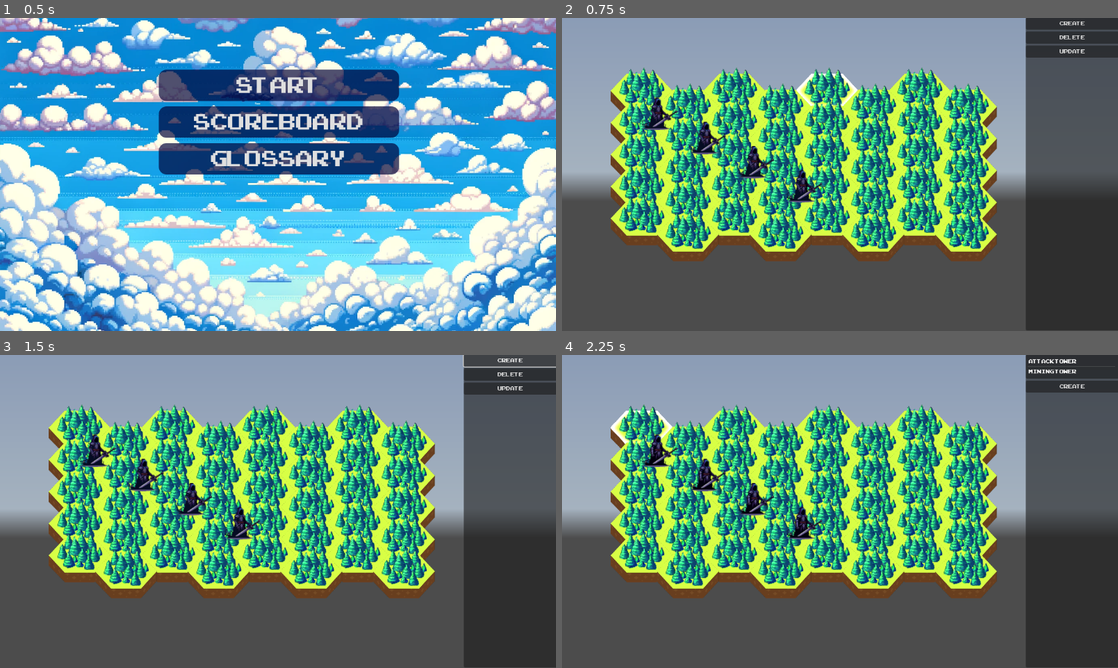
Above: before the commit, frames 1-4 (two rows, left to right).
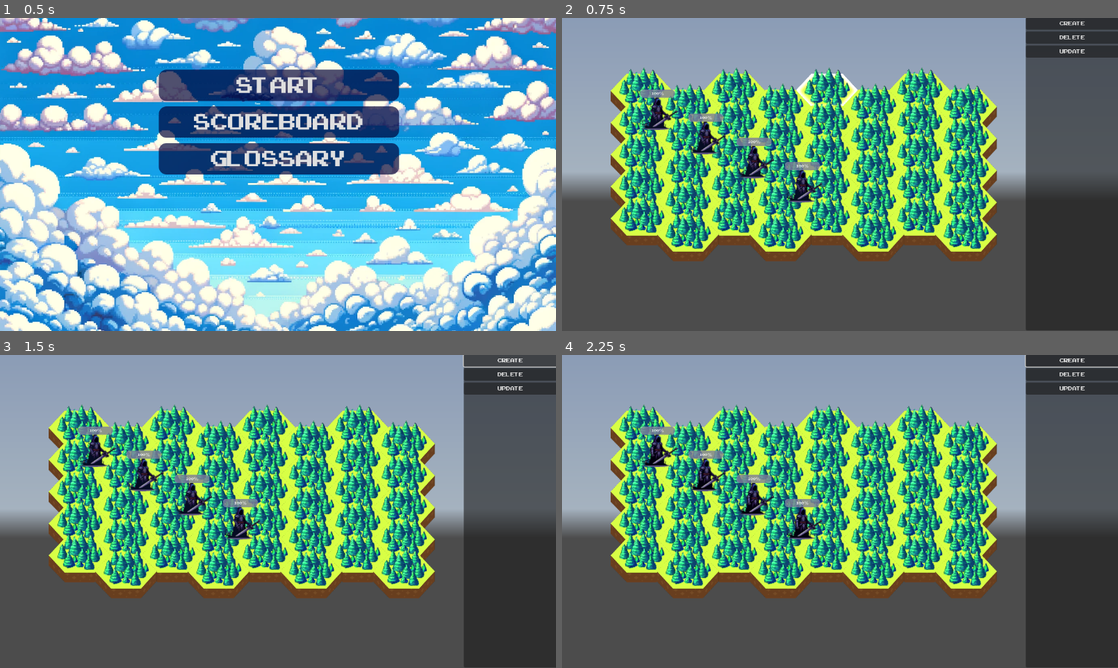
Above: after the commit, the same moments.

Repository: iamblobfish/best_defence
Game: Godot game, scene res://Home.tscn
Two runs of this game, one before a commit and one after it. Both use one fixed random seed, a clock stepped at 60 frames per second and the inputs below. A sky picture missing from this copy of the repository is replaced by a grey-blue gradient.
Inputs (mouse positions are in pixels of both pictures, inside the frame that each line leads up to):
- Up to frame 1 (0.5 s): no input
- Up to frame 2 (0.75 s): click "Start" at 0.5 s
- Up to frame 3 (1.5 s): click "Create" at 1.25 s
- Up to frame 4 (2.25 s): click (639, 430) at 2 s

Frame 1 is identical in both runs. In frame 2, 0.7% of the frame differs, in the area x 14-47%, y 22-49%; in frame 3, 0.7%; in frame 4, 1.5%, in the area x 8-100%, y 0-49%.
Error in both runs: Invalid call. Nonexistent function 'get_tower_state' in base 'Nil'. (res://game.gd:17)

Commit message:
Add moving enemies

Diff:
--- a/Tower.gd
+++ b/Tower.gd
@@ -21,7 +21,7 @@
 			show()
 		return 0
 	else:
-		print("Maximum tower")
+		#print("Maximum tower")
 		return 1
 
 
--- a/choosing_window.gd
+++ b/choosing_window.gd
@@ -19,12 +19,12 @@
 	pass
 
 func _on_create_pressed():
-	print("Create click")
+	#print("Create click")
 	create.emit()
 
 func show_items(item_names):
 	$VBoxContainer/tower_list.clear()
-	print(40*len(item_names))
+	#print(40*len(item_names))
 	$VBoxContainer/tower_list.size.y = 40*len(item_names)
 	for item in item_names:
 		$VBoxContainer/tower_list.add_item(item)
@@ -36,7 +36,7 @@
 
 
 func _on_forest_tile_2_show_window():
-	print('show vindow in window')
+	#print('show vindow in window')
 	show()
 
 
--- /dev/null
+++ b/enemies_scripts/base_enemie.gd
@@ -0,0 +1,10 @@
+class_name BaseEnemie
+extends RigidBody2D
+
+signal hp_changed(new_value)
+signal killed
+
+var hp: int
+var damage: int
+var speed: int
+#var velocity = Vector2(randf_range(150.0, 250.0), 0.0)
--- /dev/null
+++ b/enemies_scripts/noob_enemie.gd
@@ -0,0 +1,64 @@
+class_name NoobEnemie extends BaseEnemie
+
+func _init():
+	hp = 500
+	damage = 10
+	speed = 10
+
+func _ready():
+	$health.max_value = hp
+	$health.value = hp
+	gravity_scale = 0
+	top_level = true
+	$AnimatedSprite2D.play()
+	killed.connect(on_kill)
+
+func find_closest_tower(towers):
+	var closest_distance = 10000
+	var closest_tower = null
+	#var tile_size = get_parent().texture_normal.get_size()
+	var radius = 500 / 2 * 5
+	for tower in towers.values():
+		var distance = global_position.distance_to(tower.global_position)
+		if closest_distance > distance and distance < radius:
+			closest_distance = distance
+			closest_tower = tower
+	return closest_tower
+
+#func find_enemy_and_fire():
+	#var towers = get_parent().get_towers()
+	#var tower = find_closest_tower(towers)
+	#if tower == null:
+		#return
+	#var fireball = fireball_scene.instantiate()
+	#fireball.init(
+		#enemy, level_to_attack_power[current_level], global_position
+	#)
+	#get_parent().get_parent().add_child(fireball)
+
+# Called every frame. 'delta' is the elapsed time since the previous frame.
+func _process(delta):
+	var towers = get_parent().get_towers()
+	#print(towers)
+	var tower = find_closest_tower(towers)
+	if tower == null:
+		linear_velocity = Vector2(0, 0)
+	else:
+		var distance = global_position.distance_to(tower.global_position)
+		if (distance > 50):
+			var x_velocity = (tower.global_position.x - global_position.x) / distance
+			var y_velocity = (tower.global_position.y - global_position.y) / distance
+			linear_velocity = Vector2(x_velocity * speed, y_velocity * speed)
+			print(distance)
+		else:
+			linear_velocity = Vector2(0, 0)
+
+func take_damage(damage):
+	hp -= damage
+	$health.value = hp
+	if (hp <= 0):
+		killed.emit()
+	hp_changed.emit(hp)
+
+func on_kill():
+	print("Dead!")
--- a/enemy.gd
+++ b/enemy.gd
@@ -8,6 +8,7 @@
 
 # Called when the node enters the scene tree for the first time.
 func _ready():
+	$health.max_value = hp
 	gravity_scale = 0
 	top_level = true
 	$AnimatedSprite2D.play()
@@ -16,6 +17,7 @@
 
 # Called every frame. 'delta' is the elapsed time since the previous frame.
 func _process(delta):
+	$health.value = hp
 	linear_velocity = Vector2(0, 0)
 
 func take_damage(amount):
--- a/enemy.tscn
+++ b/enemy.tscn
@@ -1,8 +1,10 @@
-[gd_scene load_steps=6 format=3 uid="uid://dcfp52aggi4bq"]
+[gd_scene load_steps=8 format=3 uid="uid://dcfp52aggi4bq"]
 
-[ext_resource type="Script" path="res://enemy.gd" id="1_4fj6o"]
+[ext_resource type="Script" path="res://enemies_scripts/noob_enemie.gd" id="1_prmy0"]
 [ext_resource type="Texture2D" uid="uid://by1l01ixcmyu3" path="res://tiles/enemy_boss_1.png" id="2_xymex"]
+[ext_resource type="FontFile" uid="uid://caqe4g6rm72gy" path="res://arcadeclassic/ARCADECLASSIC.TTF" id="3_0lq8d"]
 [ext_resource type="Texture2D" uid="uid://7gnarlepdhf7" path="res://tiles/enemy_boss_12.png" id="3_remb3"]
+[ext_resource type="StyleBox" uid="uid://cie467eywd6r6" path="res://rounded_button.tres" id="4_i0s5t"]
 
 [sub_resource type="CapsuleShape2D" id="CapsuleShape2D_vkhud"]
 radius = 13.0
@@ -24,7 +26,7 @@
 
 [node name="Enemy" type="RigidBody2D"]
 gravity_scale = 0.0
-script = ExtResource("1_4fj6o")
+script = ExtResource("1_prmy0")
 
 [node name="CollisionShape2D" type="CollisionShape2D" parent="."]
 position = Vector2(-5, 0)
@@ -33,3 +35,12 @@
 [node name="AnimatedSprite2D" type="AnimatedSprite2D" parent="."]
 sprite_frames = SubResource("SpriteFrames_sp80f")
 frame_progress = 0.507737
+
+[node name="health" type="ProgressBar" parent="."]
+offset_left = -40.0
+offset_top = -51.0
+offset_right = 32.0
+offset_bottom = -34.0
+theme_override_fonts/font = ExtResource("3_0lq8d")
+theme_override_font_sizes/font_size = 10
+theme_override_styles/background = ExtResource("4_i0s5t")
--- a/game.gd
+++ b/game.gd
@@ -13,9 +13,9 @@
 
 # signals sent from map to window
 func window_update():
-	print('focused tile: ', $map.focused_tile)
+	#print('focused tile: ', $map.focused_tile)
 	var tower_state =  $map.focused_tile.get_tower_state()
-	print(tower_state)
+	#print(tower_state)
 	$Window/VBoxContainer/btn3.hide()
 	$Window/VBoxContainer/Create.hide()
 	$Window/VBoxContainer/delete.hide()
@@ -27,7 +27,7 @@
 		if tower_state.is_upgradable:
 			$Window/VBoxContainer/btn3.show()
 	$Window.show()
-	print($Camera2D.zoom, $Camera2D.offset)
+	#print($Camera2D.zoom, $Camera2D.offset)
 
 func _on_map_window_hide():
 	$Window.hide()
@@ -46,11 +46,11 @@
 
 
 func _on_camera_2d_move():
-	print('move')
+	#print('move')
 
-	print($Window.position)
-	print(get_global_transform_with_canvas())
-	print($Camera2D.zoom)
+	#print($Window.position)
+	#print(get_global_transform_with_canvas())
+	#print($Camera2D.zoom)
 	$Window.position.x *= $Camera2D.zoom.x
 	#$Window.position+=get_global_transform_with_canvas()[2]
 	#$Window.size+=get_global_transform_with_canvas()[2]
--- a/grid.gd
+++ b/grid.gd
@@ -2,7 +2,7 @@
 
 # Called when the node enters the scene tree for the first time.
 func _ready():
-	print($ForestTile2.position)
+	#print($ForestTile2.position)
 	pass # Replace with function body.
 
 # Called every frame. 'delta' is the elapsed time since the previous frame.
@@ -10,7 +10,7 @@
 	pass
 
 func _on_forest_tile_2_show_window():
-	print('entered')
+	#print('entered')
 	#var t = $ForestTile2/Tower.get_tower()
 	#$Window/VBoxContainer/btn3.hide()
 	#$Window/VBoxContainer/Create.hide()
@@ -38,7 +38,7 @@
 
 func _on_forest_tile_2_tile_focus_entered():
 
-	print('entered')
+	#print('entered')
 	var t = $ForestTile2/Tower.get_tower()
 	$Window/VBoxContainer/btn3.hide()
 	$Window/VBoxContainer/Create.hide()
@@ -69,4 +69,4 @@
 
 
 func _on_forest_tile_2_pressed():
-	print('pressed')
+	#print('pressed')
--- a/map.gd
+++ b/map.gd
@@ -5,6 +5,7 @@
 var focused_tile = null
 var margin = Vector2(100, 100)
 var enemies = {}
+var towers = {}
 var tile_width = 128
 var tile_heiht = 66
 
@@ -42,3 +43,10 @@
 func on_tile_unfocused(tile):
 	focused_tile = null
 	window_hide.emit()
+
+func get_towers():
+	for tile_position in tile_map:
+		var tower_state = tile_map[tile_position].get_tower_state()
+		if tower_state.is_build:
+			towers[tile_position] = tower_state.tower_ref
+	return towers
--- a/tile.gd
+++ b/tile.gd
@@ -21,7 +21,7 @@
 		release_focus()
 		tile_unfocused.emit()
 	else:
-		print('show vindow in tile')
+		#print('show vindow in tile')
 		#print(focus)
 		tile_focused.emit()
 		#print(show_window.get_connections())
--- a/towers_scripts/attack_base_tower.gd
+++ b/towers_scripts/attack_base_tower.gd
@@ -32,7 +32,7 @@
 	timer = Timer.new()
 	add_child(timer)
 	timer.wait_time = 1.0
-	timer.connect("timeout", find_enemy_end_fire)
+	timer.connect("timeout", find_enemy_and_fire)
 	timer.start()
 
 func find_closest_enemy(enemies):
@@ -47,7 +47,7 @@
 			closest_enemy = enemy
 	return closest_enemy
 
-func find_enemy_end_fire():
+func find_enemy_and_fire():
 	var enemies = get_parent().get_enemies()
 	var enemy = find_closest_enemy(enemies)
 	if enemy == null:
--- a/towers_scripts/base_tower.gd
+++ b/towers_scripts/base_tower.gd
@@ -68,6 +68,7 @@
 	tower_state.repair_cost = repair_cost * (max_hp - hp) / max_hp
 	tower_state.destroy_gain = level_to_destroy_gain[current_level]
 	tower_state.upgrade_cost = level_to_upgrade_cost[current_level]
+	tower_state.tower_ref = self
 	return tower_state
 
 
@@ -79,3 +80,7 @@
 	var is_damaged: bool
 	var repair_cost: int
 	var destroy_gain: int
+	var tower_ref: Node
+
+	func _to_string():
+		print("is_build: ", is_build, "\ntower_type: ", tower_type, "\nis_upgradable: ", is_upgradable, "\nupgrade_cost: ", upgrade_cost,  "\nis_damaged: ", is_damaged, "\nrepair_cost: ", repair_cost, "\ndestroy_gain: ", destroy_gain)
Not shown, added: fireball.png.import
Not shown: 1 places in fireball.tscn that only renumber resources
